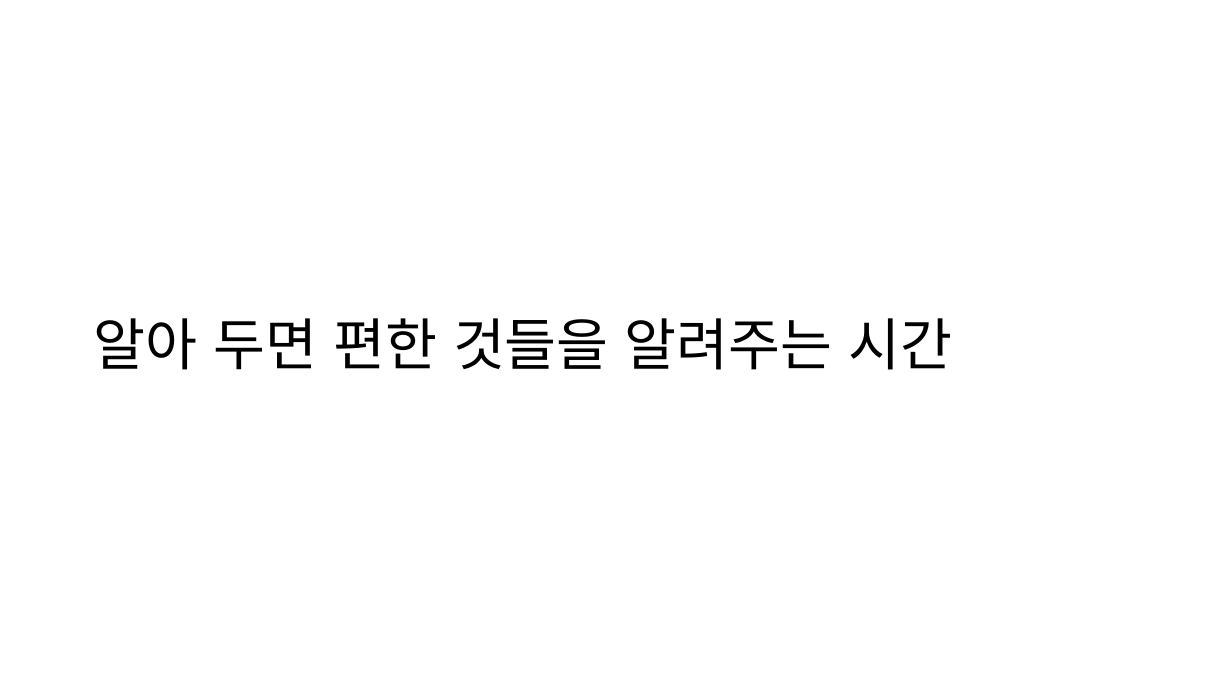
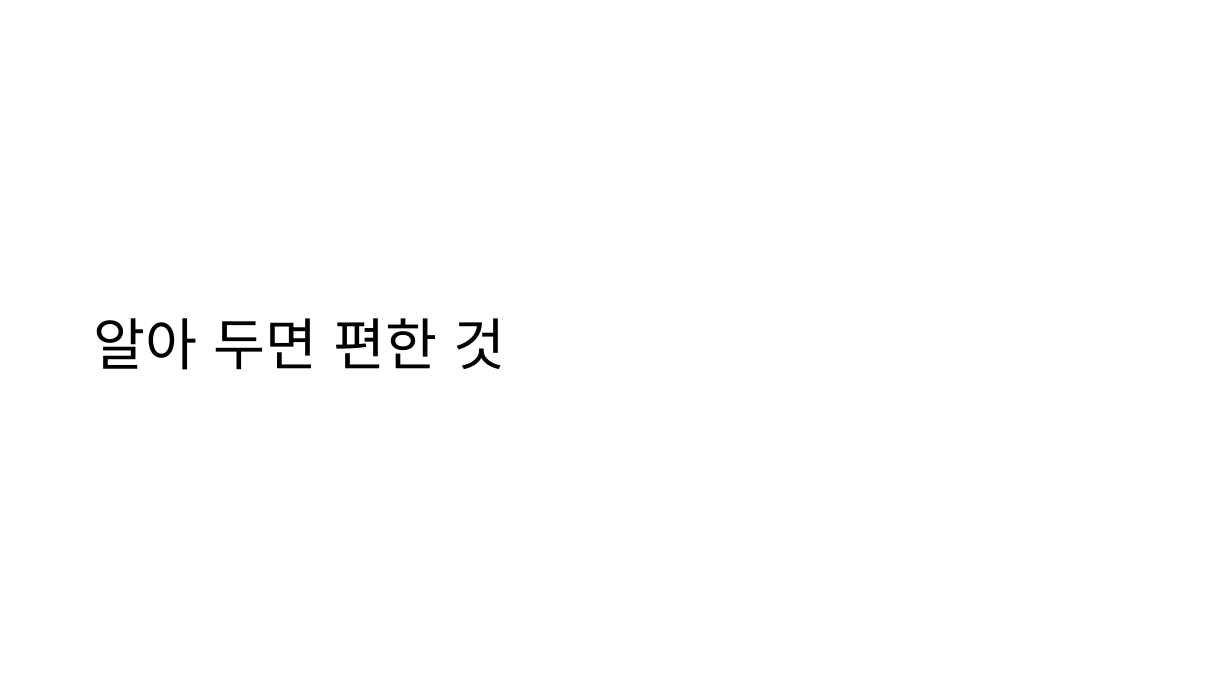
Before and after one commit to IamGroooooot/cien-unity-2019, a slide deck: slide 2 of 3주차.pptx. Drawn at 1232x693 pixels with LibreOffice and Linux fonts; fonts in the diff are those of the drawing. Boxes give left, top, right and bottom in pixels: in the first picture for what was removed or moved away, otherwise in the second. Text is boxed around its words. In the diff, an @@ line names an element or a change of style, - is before the commit and + after.

```diff
--- a/3주차.pptx
+++ b/3주차.pptx
@@ title at (94, 318, 505, 370): text changed @@
-알아 두면 편한 것들을 알려주는 시간
+알아 두면 편한 것
```
Also in this commit, not shown: 11 other slides changed, 11 slides added.
